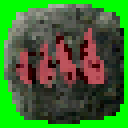
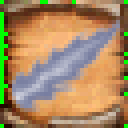
Layer changes from the first 128 × 128 image to the second:
renamed "Spell-C BGND" to "silverfiresilver.png", showed it, moved it above "Spell-A BGND", painted on it over [0, 0, 128, 128]
showed "Spell-A BGND", painted on it over [0, 0, 128, 128]
hid "Spell-B BGND", painted on it over [0, 0, 128, 128]
renamed "flames" to "Spell-C BGND", hid it, moved it below "Spell-B BGND", painted on it over [0, 0, 128, 128]
